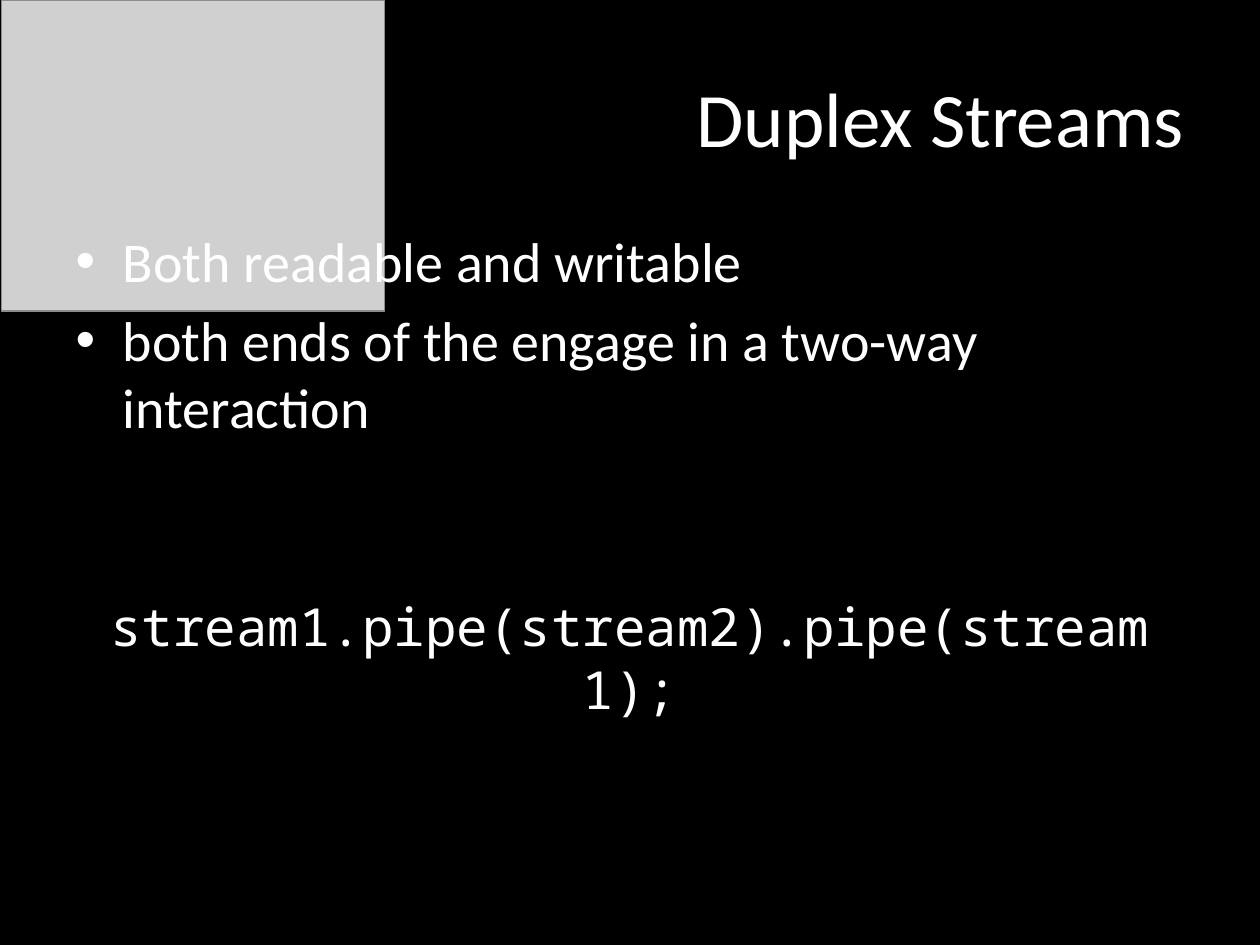
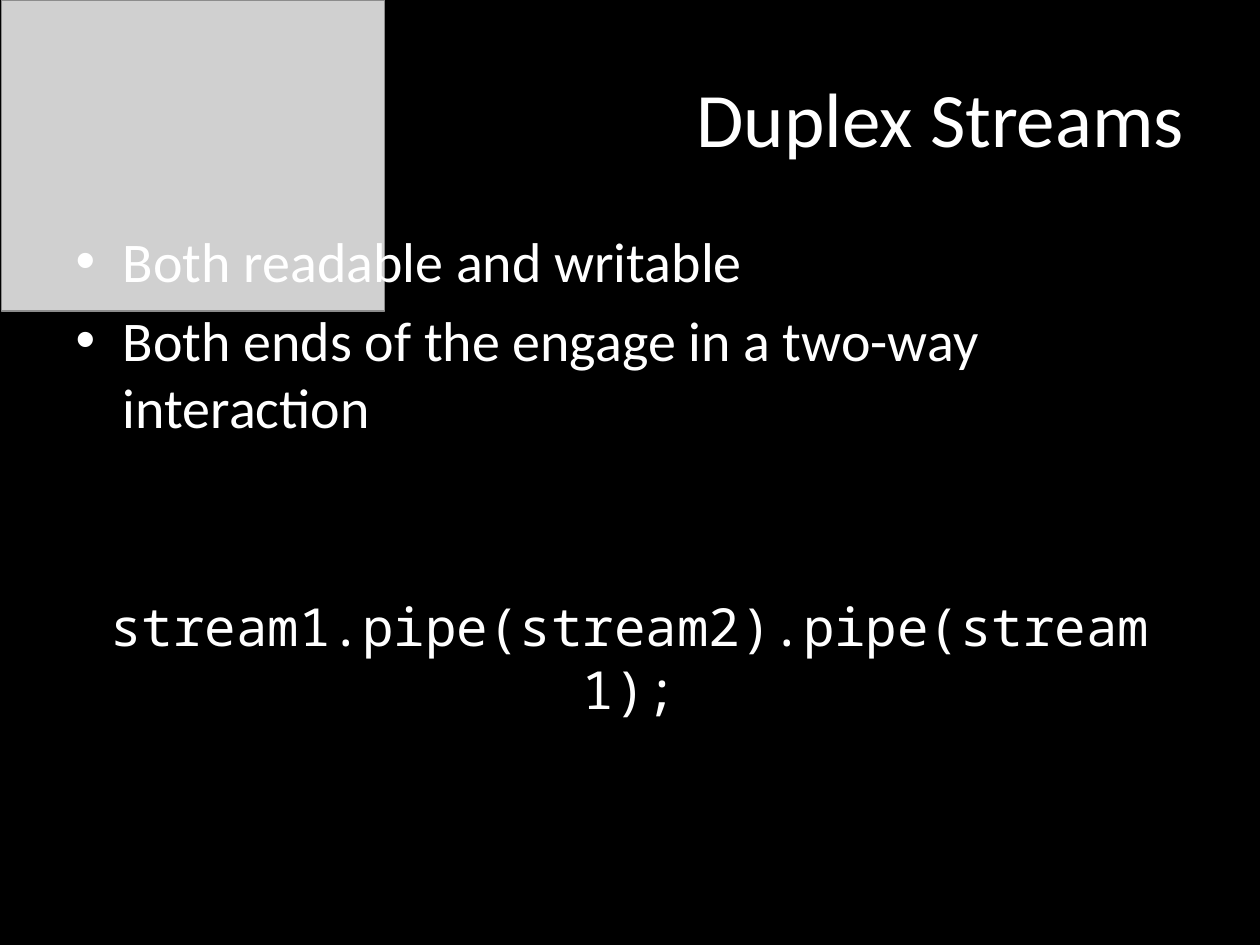
Before and after one commit to mattpodwysocki/SDC2013, a slide deck: slide 22 of SDC2013.pptx (slide 18 before the commit). Drawn at 1260x945 pixels with LibreOffice and Linux fonts; fonts in the diff are those of the drawing; grey boxes stand for pictures. Boxes give left, top, right and bottom in pixels: in the first picture for what was removed or moved away, otherwise in the second. Text is boxed around its words. In the diff, an @@ line names an element or a change of style, - is before the commit and + after.

```diff
--- a/SDC2013.pptx
+++ b/SDC2013.pptx
@@ text at (123,322,979,429): text changed @@
-• both ends of the engage in a two-way interaction
+• Both ends of the engage in a two-way interaction
```
Also in this commit, not shown: 17 other slides changed, 7 slides added, 3 other files.
